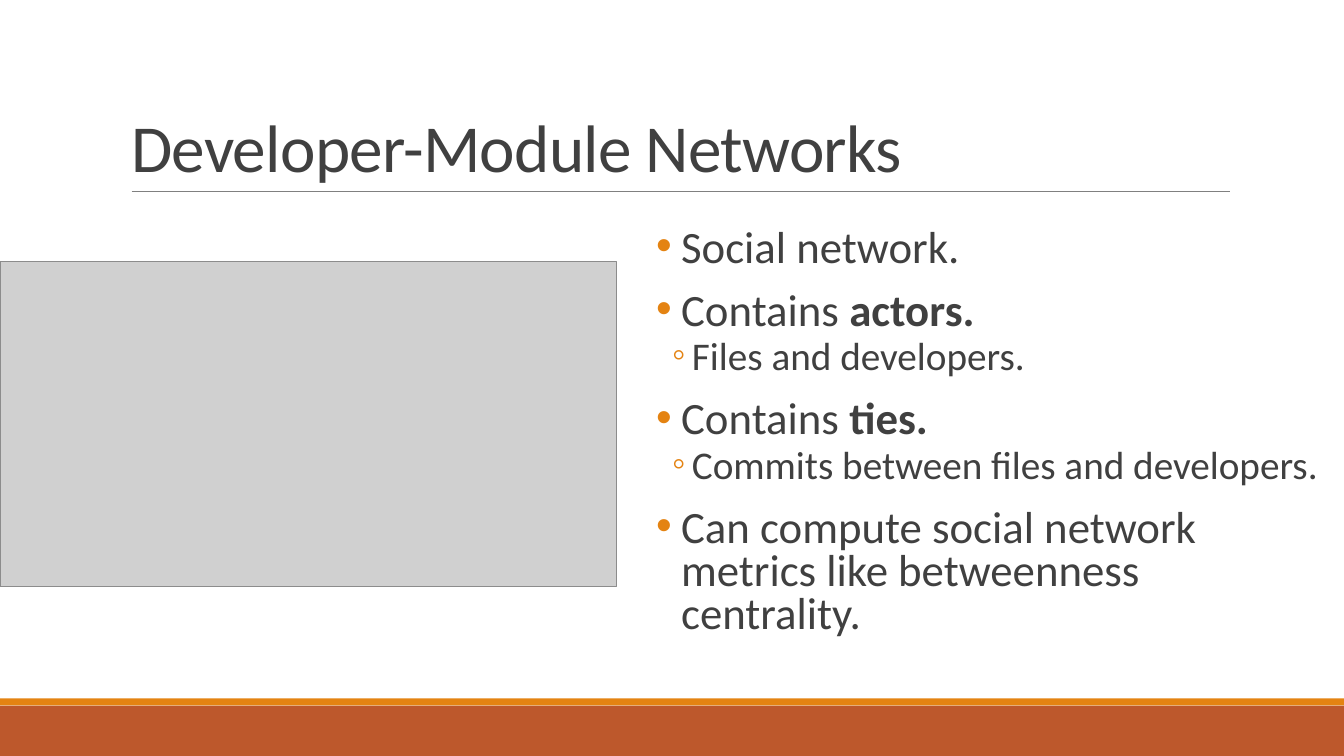
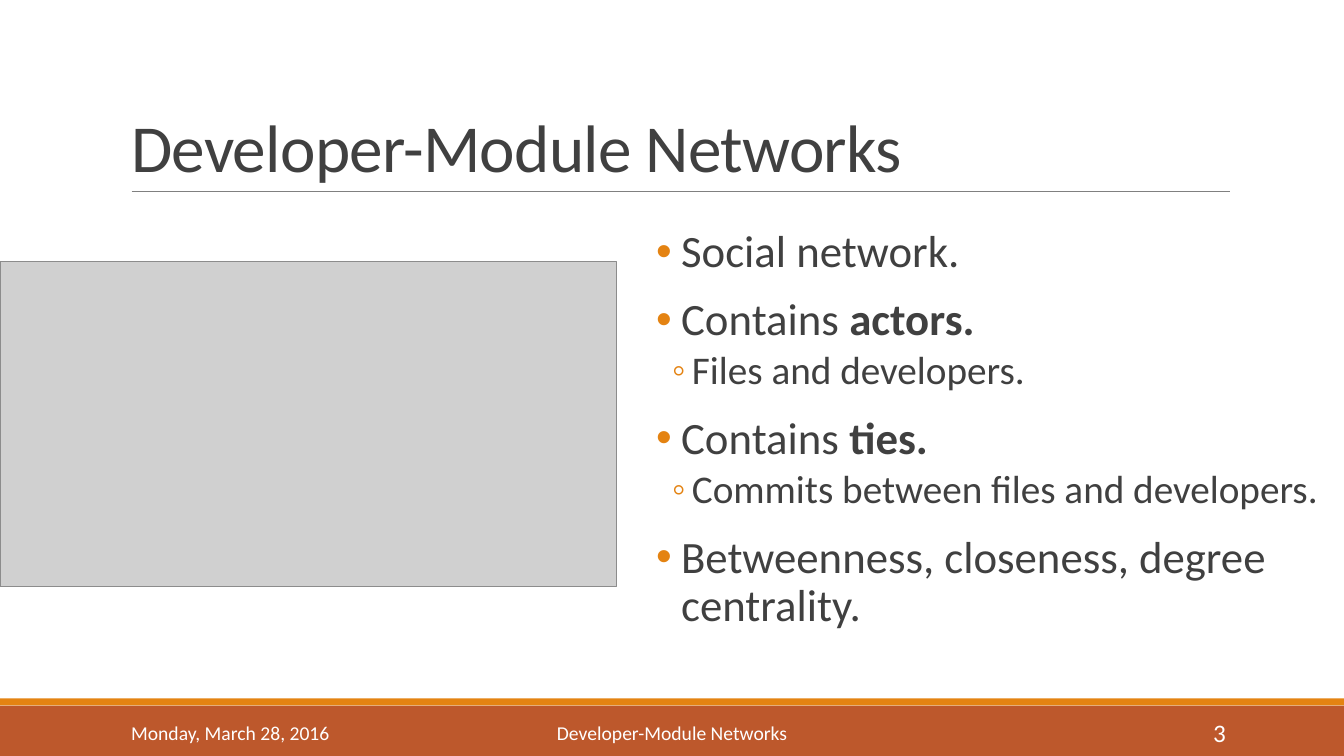
Before and after one commit to bmuscede/NetworkMine, a slide deck: slide 3 of Final-Presentation/Presentation.pptx. Drawn at 1344x756 pixels with LibreOffice and Linux fonts; fonts in the diff are those of the drawing; grey boxes stand for pictures. Boxes give left, top, right and bottom in pixels: in the first picture for what was removed or moved away, otherwise in the second. Text is boxed around its words. In the diff, an @@ line names an element or a change of style, - is before the commit and + after.

```diff
--- a/Final-Presentation/Presentation.pptx
+++ b/Final-Presentation/Presentation.pptx
@@ text at [681, 236, 1317, 510]: line spacing 0.8 to 0.9 @@
@@ text at [681, 542, 1265, 629]: text changed @@
-• Can compute social network metrics like betweenness centrality.
+• Betweenness, closeness, degree centrality.
@@ text added at [131, 726, 330, 743], 14 pt, text #FFFFFF @@
+Monday, March 28, 2016
@@ text added at [557, 726, 787, 743], 14 pt, text #FFFFFF @@
+Developer-Module Networks
@@ page number added at [1213, 725, 1226, 742], 18 pt, text #FFFFFF @@
+3
```
Also in this commit, not shown: 18 other slides changed, 4 slides added, 1 slide removed, 17 other files.
